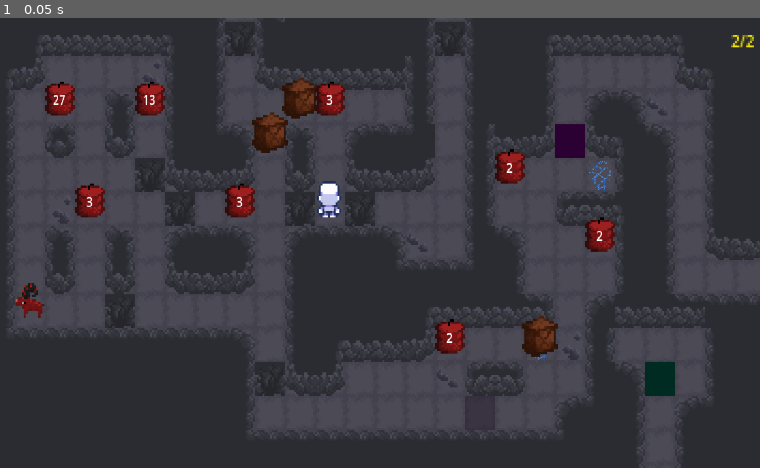
Above: before the commit, frame 1.
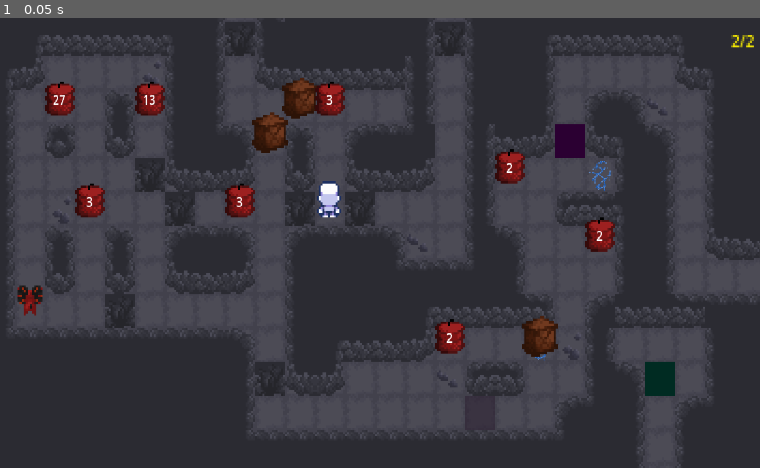
Above: after the commit, the same moment.

Repository: Talisman-J/ExplodingBoxPuzzleGame
Game: Godot game, scene res://scenes/game.tscn
Two runs of this game, one before a commit and one after it. Both use one fixed random seed, a clock stepped at 60 frames per second and the inputs below.
Inputs:
- Up to frame 1 (0.05 s): no input

The runs differ from the first frame. In frame 1, 0.2% of the frame differs, in the area x 1-6%, y 58-67%.

Commit message:
Fixed error messages popping up. Need to make it so that goats only start to move when they are first loaded onto the screen.

Diff:
--- a/scenes/game.tscn
+++ b/scenes/game.tscn
@@ -198,7 +198,7 @@
 }
 
 [sub_resource type="Animation" id="Animation_trtic"]
-length = 0.001
+length = 0.1
 tracks/0/type = "value"
 tracks/0/imported = false
 tracks/0/enabled = true
@@ -209,7 +209,7 @@
 "times": PackedFloat32Array(0),
 "transitions": PackedFloat32Array(1),
 "update": 1,
-"values": [Vector2i(1, 0)]
+"values": [Vector2i(2, 1)]
 }
 
 [sub_resource type="Animation" id="Animation_ir15t"]
@@ -700,7 +700,7 @@
 offset = Vector2(0, -4)
 hframes = 4
 vframes = 2
-frame = 1
+frame = 6
 region_enabled = true
 region_rect = Rect2(0, 80, 64, 32)
 
--- a/scenes/player.tscn
+++ b/scenes/player.tscn
@@ -18,30 +18,6 @@
 "transitions": PackedFloat32Array(1),
 "update": 1,
 "values": [Vector2i(0, 2)]
-}
-tracks/1/type = "value"
-tracks/1/imported = false
-tracks/1/enabled = true
-tracks/1/path = NodePath("../GoatCharacter:frame_coords")
-tracks/1/interp = 1
-tracks/1/loop_wrap = true
-tracks/1/keys = {
-"times": PackedFloat32Array(0.001),
-"transitions": PackedFloat32Array(1),
-"update": 1,
-"values": [Vector2i(0, 0)]
-}
-tracks/2/type = "value"
-tracks/2/imported = false
-tracks/2/enabled = true
-tracks/2/path = NodePath("../GoatCharacter:frame")
-tracks/2/interp = 1
-tracks/2/loop_wrap = true
-tracks/2/keys = {
-"times": PackedFloat32Array(0.001),
-"transitions": PackedFloat32Array(1),
-"update": 1,
-"values": [1]
 }
 
 [sub_resource type="Animation" id="Animation_qlg0r"]
